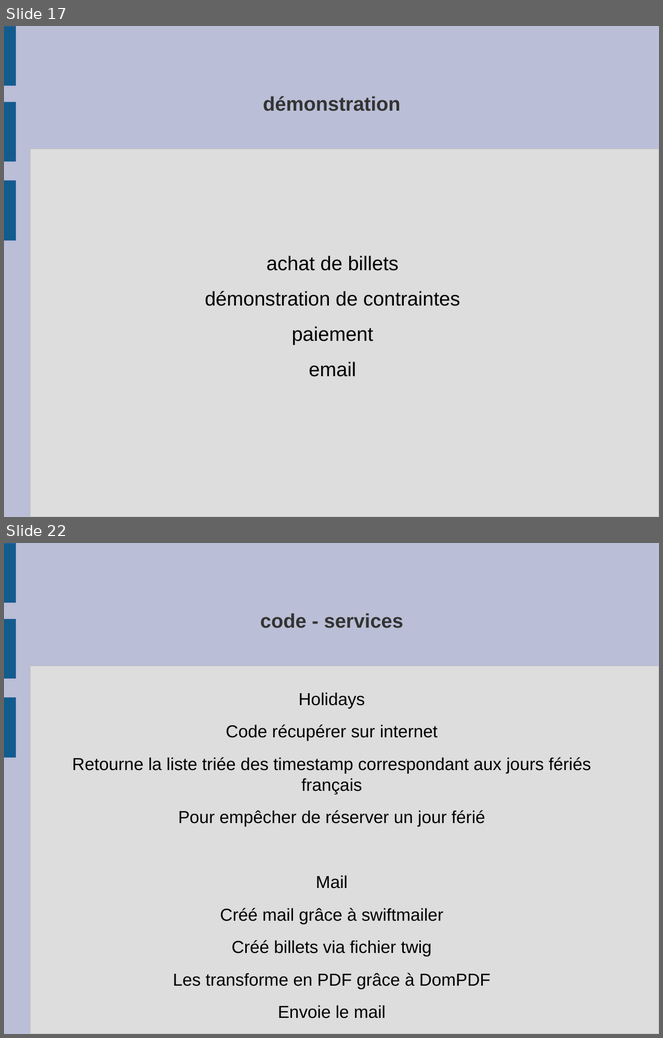
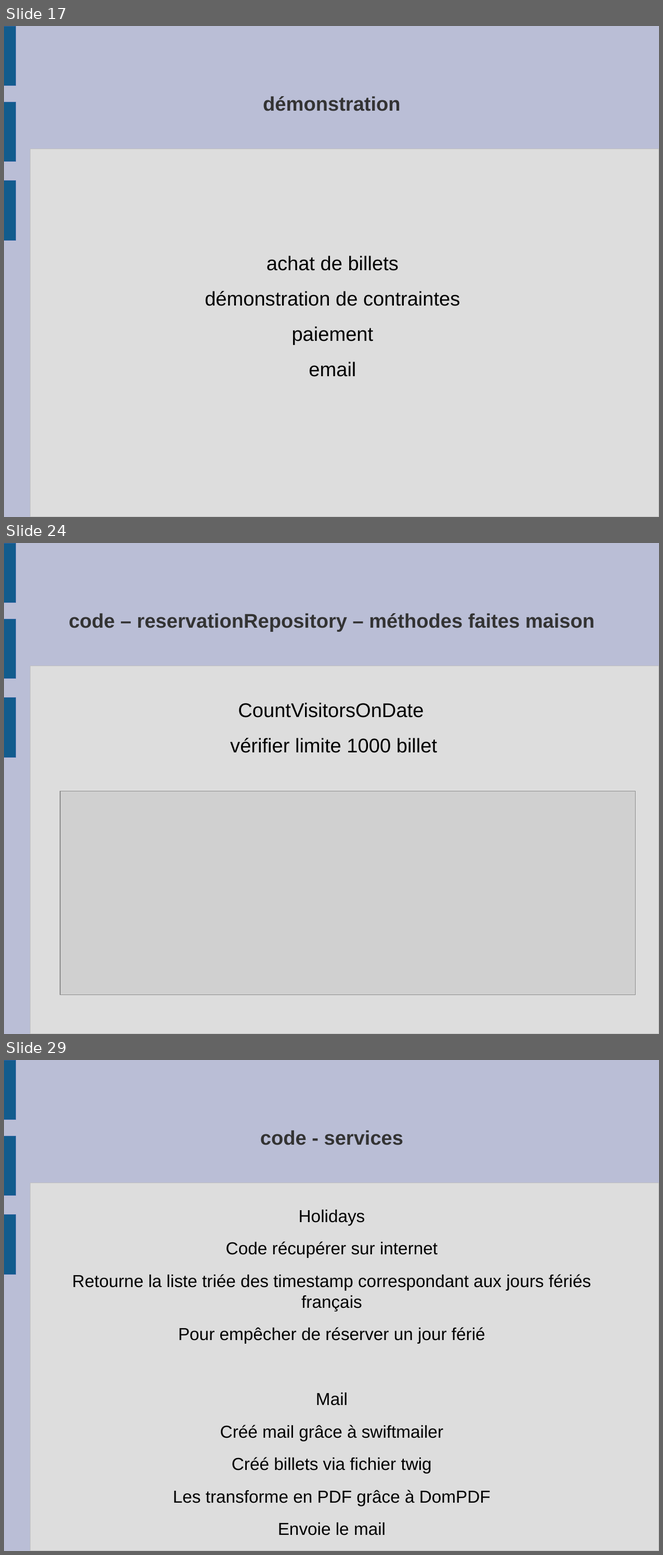
Before and after one commit to frederic-malard/OC_p4_louvre, a slide deck: 3 - diapos.odp. Shown one above the other, each under a label of ours: slides 17 and 22 before the commit, slides 17, 24 and 29 after it; the slides between them are not shown. The pictures are 663x1038 and 663x1555 pixels, drawn with LibreOffice and Linux fonts; fonts in the diff are those of the drawing; grey boxes stand for pictures. Boxes give left, top, right and bottom in pixels: in the first picture for what was removed or moved away, otherwise in the second. Text is boxed around its words. In the diff, an @@ line names an element or a change of style, - is before the commit and + after.

```diff
--- a/3 - diapos.odp
+++ b/3 - diapos.odp
@@ slide 24 added at box(4, 543, 659, 1034), background #BABED6; not listed: 4 template elements that a slide beside it also shows @@
@@ title added at box(69, 613, 595, 632), 24 pt, text #333333, bold @@
+code – reservationRepository – méthodes faites maison
@@ text added at box(230, 703, 437, 753), 24 pt, text #000000 @@
+CountVisitorsOnDate
+vérifier limite 1000 billet
@@ picture added at box(60, 792, 636, 996) @@
@@ what was slide 22 is now slide 29 @@
```
Also in this commit, not shown: 4 slides changed, 7 other slides added, 1 slide removed, 4 other files.
